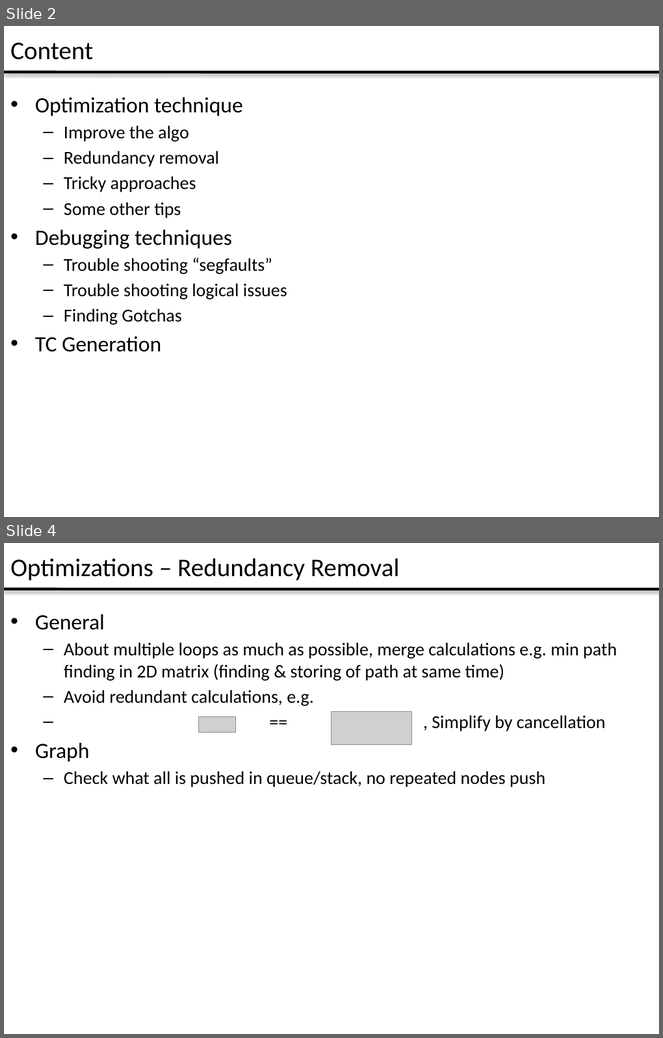
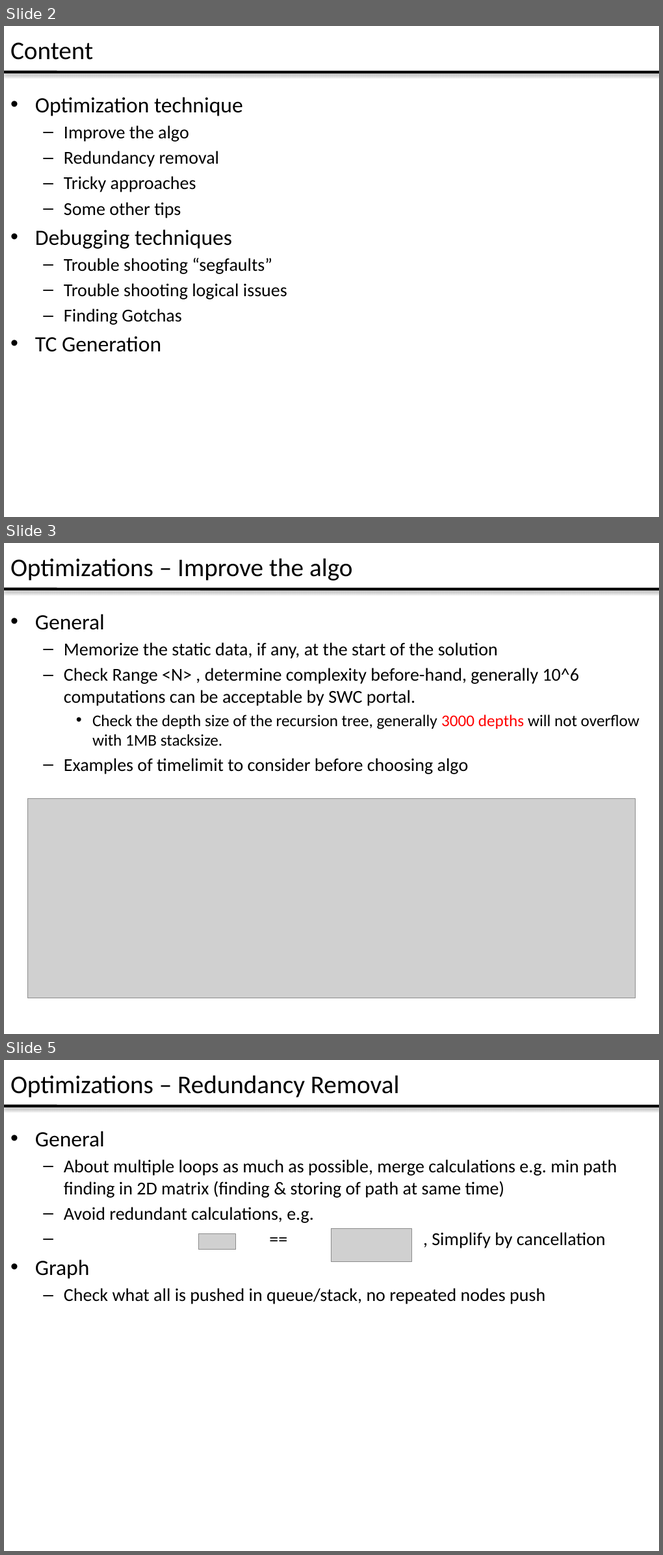
Before and after one commit to LiveLetLive/Algorithms, a slide deck: Reading_Material/Algo_Tricks.pptx. Shown one above the other, each under a label of ours: slides 2 and 4 before the commit, slides 2, 3 and 5 after it; the slides between them are not shown. The pictures are 663x1038 and 663x1555 pixels, drawn with LibreOffice and Linux fonts; fonts in the diff are those of the drawing; grey boxes stand for pictures. Boxes give left, top, right and bottom in pixels: in the first picture for what was removed or moved away, otherwise in the second. Text is boxed around its words. In the diff, an @@ line names an element or a change of style, - is before the commit and + after.

```diff
--- a/Reading_Material/Algo_Tricks.pptx
+++ b/Reading_Material/Algo_Tricks.pptx
@@ slide 3 added at [4,543,659,1034], background #FFFFFF; not listed: 1 template element that a slide beside it also shows @@
@@ title added at [10,558,353,581], 28 pt, text #000000 @@
+Optimizations – Improve the algo
@@ text added at [35,614,640,774], 20 pt, text #000000 @@
+• General
+  – Memorize the static data, if any, at the start of the solution
+  – Check Range <N> , determine complexity before-hand, generally 10^6 computations can be acceptable by SWC portal.
+    • Check the depth size of the recursion tree, generally 3000 depths will not overflow with 1MB stacksize.
+  – Examples of timelimit to consider before choosing algo
@@ picture added at [27,799,636,999] @@
@@ what was slide 4 is now slide 5 @@
```
Also in this commit, not shown: 2 slides changed, 1 other slide added.
